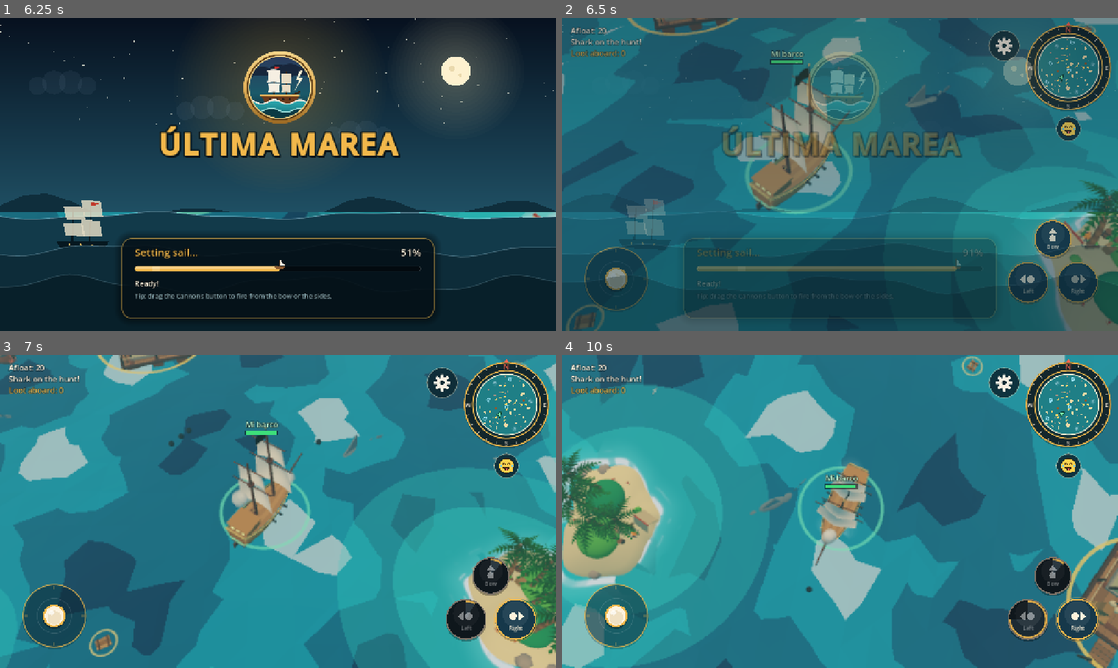
Above: before the commit, frames 1-4 (two rows, left to right).
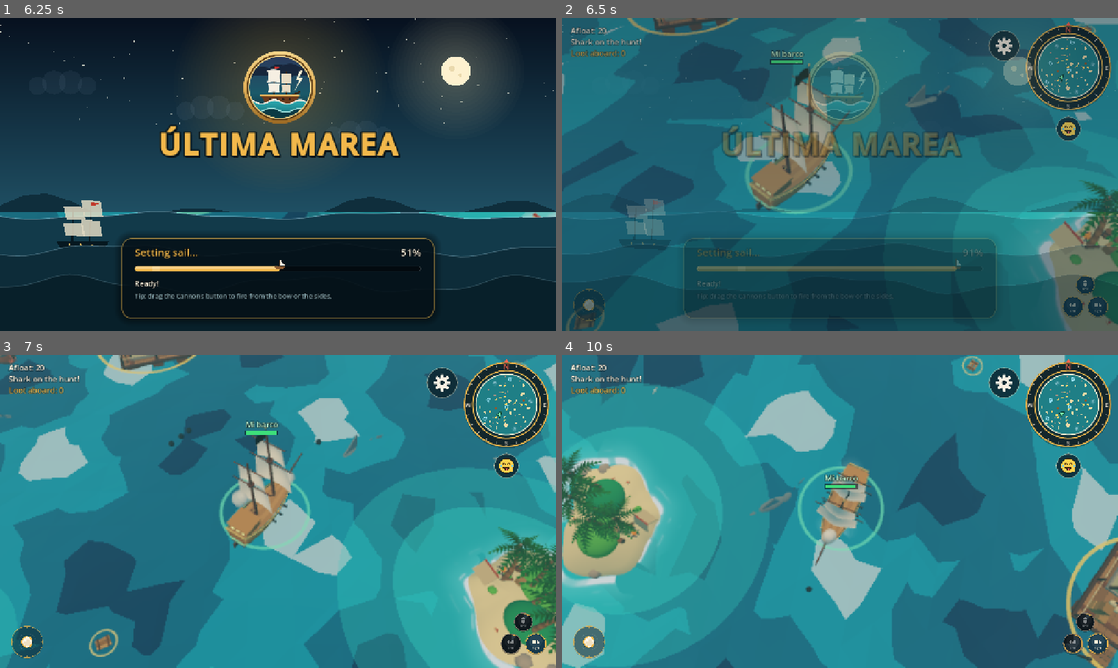
Above: after the commit, the same moments.

Repository: juanklowData/ultima-marea
Game: Godot game, scene res://escenas/principal.tscn
Two runs of this game, one before a commit and one after it. Both use one fixed random seed, a clock stepped at 60 frames per second and the inputs below. Sound files missing from this copy of the repository are replaced by a short silence.
Inputs (mouse positions are in pixels of both pictures, inside the frame that each line leads up to):
- Up to frame 1 (6.25 s): tap Enter at 0.5 s; move the mouse to (400, 158) at 0.52 s; hold D 0.53-1.25 s; tap Tab at 0.6 s; click (400, 158) at 0.67 s; tap Space at 0.77, 3.77 s; drag from (166, 190) to (250, 237) at 1.27 s; move the mouse to (333, 105) at 2.02 s; hold D 2.03-2.75 s; tap R at 2.1 s; drag from (250, 237) to (111, 127) at 2.77 s; move the mouse to (444, 221) at 3.52 s; hold A 3.53-4.25 s; tap 1 at 3.6 s; drag from (111, 127) to (194, 96) at 4.27 s; move the mouse to (305, 174) at 5.02 s; hold S 5.03-5.75 s; tap 3 at 5.1 s; click (305, 174) at 5.17 s; drag from (194, 96) to (166, 190) at 5.77 s
- Up to frame 2 (6.5 s): no input
- Up to frame 3 (7 s): move the mouse to (400, 495) at 6.52 s; hold W from 6.53 s (still down); tap Q at 6.6 s; tap Space at 6.77 s
- Up to frame 4 (10 s): release W at 7.25 s; drag from (728, 527) to (812, 574) at 7.27 s; move the mouse to (895, 442) at 8.02 s; hold S 8.03-8.75 s; tap T at 8.1 s; drag from (812, 574) to (673, 464) at 8.77 s; move the mouse to (1006, 558) at 9.52 s; hold W from 9.53 s (still down); tap Enter at 9.6 s; click (1006, 558) at 9.67 s; tap Space at 9.77 s

Frame 1 is identical in both runs. In frame 2, 2.9% of the frame differs, in the area x 2-99%, y 64-97%; in frame 3, 4.7%; in frame 4, 6.0%, in the area x 0-100%, y 0-100%.

Commit message:
Botones al 50% por defecto (rango 50-150%); sonidos sin graves inaudibles en movil, limitador en el bus maestro y voces que no se cortan
Co-authored-by: Cursor <cursoragent@cursor.com>

Diff:
--- a/godot/scripts/personalizacion.gd
+++ b/godot/scripts/personalizacion.gd
@@ -33,7 +33,7 @@
 # -1 según el nivel de gráficos; 0 plano, 1 suave, 2 con olas, 3 detallado.
 var calidad_mar := -1
 # Multiplica el tamaño automático de los controles táctiles de la partida (0,7 a 1,5).
-var tam_botones := 1.0
+var tam_botones := 0.5
 var experiencia := 0
 var nivel_premiado := 0
 var proteccion := 0
@@ -170,7 +170,7 @@
 		volumen_musica = clampf(float(archivo.get_value("ajustes", "musica", volumen_musica)), 0.0, 1.0)
 	volumen_efectos = clampf(float(archivo.get_value("ajustes", "efectos", volumen_efectos)), 0.0, 1.0)
 	graficos = clampi(int(archivo.get_value("ajustes", "calidad", graficos)), -1, 3)
-	tam_botones = clampf(float(archivo.get_value("ajustes", "botones", tam_botones)), 0.7, 1.5)
+	tam_botones = clampf(float(archivo.get_value("ajustes", "botones", tam_botones)), 0.5, 1.5)
 	calidad_mar = clampi(int(archivo.get_value("ajustes", "mar", calidad_mar)), -1, 3)
 	if archivo.has_section("efectos"):
 		for clave in archivo.get_section_keys("efectos"):
--- a/godot/scripts/principal.gd
+++ b/godot/scripts/principal.gd
@@ -1018,6 +1018,11 @@
 			var indice := AudioServer.bus_count - 1
 			AudioServer.set_bus_name(indice, nombre)
 			AudioServer.set_bus_send(indice, "Master")
+	# Varios cañones y explosiones a la vez sumados saturan; el limitador los mantiene limpios.
+	if AudioServer.get_bus_effect_count(0) == 0:
+		var limitador := AudioEffectHardLimiter.new()
+		limitador.ceiling_db = -1.0
+		AudioServer.add_bus_effect(0, limitador)
 	_aplicar_volumen()
 
 
@@ -1043,9 +1048,11 @@
 	for _i in 3:
 		voces_explosion.append(_nueva_voz(explosion))
 	voz_monedas = _nueva_voz(Sonidos.monedas(), -16.0)
+	voz_monedas.max_polyphony = 2
 	voz_moneda = _nueva_voz(Sonidos.monedas([0.0]), -22.0)
 	voz_moneda.max_polyphony = 4
 	voz_equipar = _nueva_voz(Sonidos.equipar(), -13.0)
+	voz_equipar.max_polyphony = 3
 	var ambiente := AmbientePuerto.new()
 	add_child(ambiente)
 	ambiente.preparar(self)
@@ -2516,7 +2523,7 @@
 
 
 func aplicar_tamano_controles() -> void:
-	escala_controles = clampf(_escala_automatica() * personalizacion.tam_botones, 0.7, 2.0)
+	escala_controles = clampf(_escala_automatica() * personalizacion.tam_botones, 0.5, 2.0)
 	for control: Control in get_tree().get_nodes_in_group("control_tactil"):
 		Ui.escalar_desde_ancla(control, escala_controles)
 	if controles != null:
@@ -2997,13 +3004,13 @@
 	return Ui.lista_desplazable(cuerpo)
 
 
-# Del 70 % al 150 % del tamaño automático de los botones de la partida.
+# Del 50 % al 150 % del tamaño automático de los botones de la partida.
 func _deslizador_botones(cuerpo: VBoxContainer) -> void:
 	var deslizador := _deslizador_volumen(cuerpo, "Tamaño de botones", personalizacion.tam_botones, func(valor: float) -> void:
 		personalizacion.tam_botones = valor
 		aplicar_tamano_controles())
 	deslizador.max_value = 150.0
-	deslizador.min_value = 70.0
+	deslizador.min_value = 50.0
 	deslizador.value = personalizacion.tam_botones * 100.0
 
 
--- a/godot/scripts/sonidos.gd
+++ b/godot/scripts/sonidos.gd
@@ -19,8 +19,25 @@
 	return valores
 
 
+# Quita lo que hay por debajo de `corte` Hz: los altavoces del móvil no lo reproducen y,
+# si llega con fuerza, zumban y distorsionan. En los bucles se filtra dos vueltas para que
+# el filtro llegue al final con el mismo estado con que empieza y no haya chasquido al repetir.
+static func quitar_graves(valores: PackedFloat32Array, corte: float, bucle: bool) -> PackedFloat32Array:
+	var a := paso_grave(corte)
+	var bajo_1 := 0.0
+	var bajo_2 := 0.0
+	for vuelta in (2 if bucle else 1):
+		for i in valores.size():
+			var v := valores[i]
+			bajo_1 += a * (v - bajo_1)
+			bajo_2 += a * (v - bajo_1 - bajo_2)
+			if vuelta == (1 if bucle else 0):
+				valores[i] = v - bajo_1 - bajo_2
+	return valores
+
+
 static func a_wav(valores: PackedFloat32Array, bucle := false) -> AudioStreamWAV:
-	valores = normalizar(valores, 0.8)
+	valores = normalizar(quitar_graves(valores, 90.0, bucle), 0.8)
 	var datos := PackedByteArray()
 	datos.resize(valores.size() * 2)
 	for i in valores.size():
@@ -43,7 +60,7 @@
 	var chasquido := PackedFloat32Array()
 	retumbo.resize(muestras)
 	chasquido.resize(muestras)
-	var a_grave := paso_grave(110.0)
+	var a_grave := paso_grave(170.0)
 	var a_medio := paso_grave(700.0)
 	var grave_1 := 0.0
 	var grave_2 := 0.0
@@ -87,7 +104,7 @@
 		var blanco := randf_range(-1.0, 1.0)
 		grave += a_grave * (blanco - grave)
 		agudo += a_agudo * (blanco - agudo)
-		fase_tono += TAU * (42.0 + 70.0 * exp(-t * 9.0)) / FRECUENCIA
+		fase_tono += TAU * (75.0 + 85.0 * exp(-t * 9.0)) / FRECUENCIA
 		var ataque := 1.0 - exp(-t * 600.0)
 		tono[i] = sin(fase_tono) * exp(-t * 5.0) * ataque
 		estruendo[i] = grave * exp(-t * 6.0) * ataque
@@ -122,7 +139,7 @@
 		grave_1 += a_grave * (blanco - grave_1)
 		grave_2 += a_grave * (grave_1 - grave_2)
 		medio += a_medio * (blanco - medio)
-		fase += TAU * (34.0 + 90.0 * exp(-t * 7.0)) / FRECUENCIA
+		fase += TAU * (60.0 + 100.0 * exp(-t * 7.0)) / FRECUENCIA
 		var ataque := 1.0 - exp(-t * 900.0)
 		golpe[i] = sin(fase) * exp(-t * 3.2) * ataque
 		retumbo[i] = grave_2 * exp(-t * 1.6) * ataque
@@ -414,7 +431,7 @@
 	var cruce := int(frecuencia * 0.5)
 	var crudo := PackedFloat32Array()
 	crudo.resize(largo + cruce)
-	var a_grave := paso_grave(160.0)
+	var a_grave := paso_grave(230.0)
 	var grave_1 := 0.0
 	var grave_2 := 0.0
 	var bajo := 0.0
